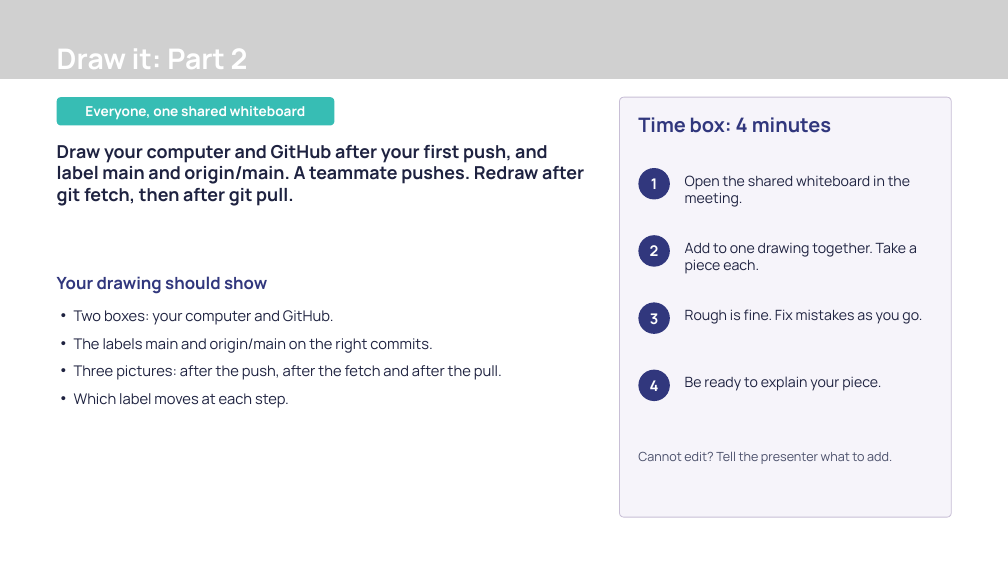
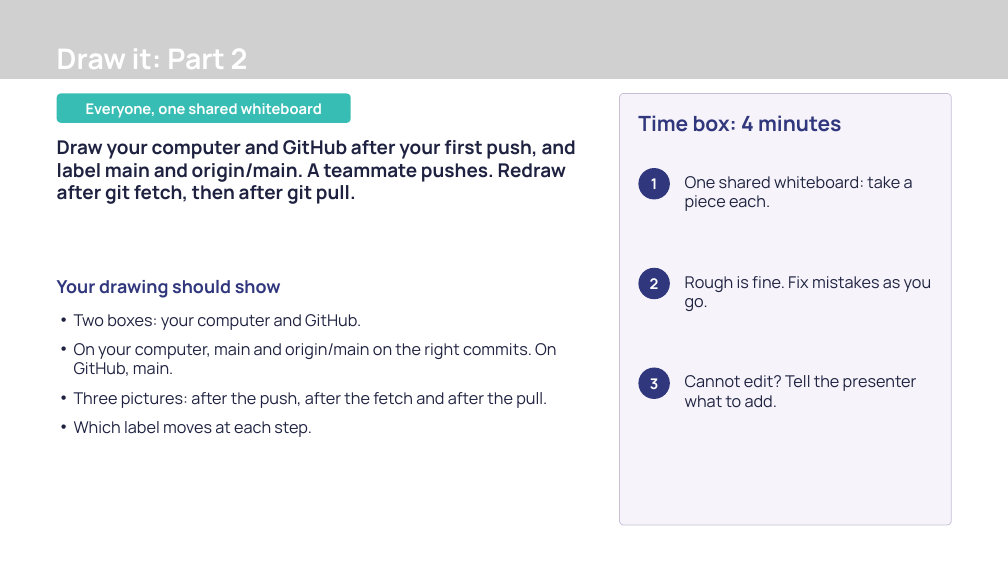
Before and after one commit to Revolution-Data-Platforms/Introduction-to-Git-Workshop, a slide deck: slide 34 of presentation/introduction-to-git-workshop.pptx. Drawn at 1008x567 pixels with LibreOffice and Linux fonts; fonts in the diff are those of the drawing; grey boxes stand for pictures; background and template pictures are left out. Boxes give left, top, right and bottom in pixels: in the first picture for what was removed or moved away, otherwise in the second. Text is boxed around its words. In the diff, an @@ line names an element or a change of style, - is before the commit and + after.

```diff
--- a/presentation/introduction-to-git-workshop.pptx
+++ b/presentation/introduction-to-git-workshop.pptx
@@ rounded rectangle "Everyone, one shared whiteboard": place and size @@
-rounded rectangle "Everyone, one shared whiteboard" at [56,97,334,125]
+rounded rectangle "Everyone, one shared whiteboard" at [56,93,350,122]
@@ rounded rectangle "Everyone, one shared whiteboard" at [56,93,350,122]: size 19.5 to 21 pt; proportions changed @@
@@ rounded rectangle: place and size @@
-rounded rectangle at [619,97,951,517]
+rounded rectangle at [619,93,951,525]
@@ text "Time box: 4 minutes" at [638,115,841,132]: size 28.5 to 30 pt @@
@@ text "Draw your computer and GitHub ..." at [57,140,576,204]: size 25.5 to 27 pt @@
@@ text at [685,176,913,211]: text changed; size 20.2 to 23.2 pt @@
-Open the shared whiteboard in the meeting.
+One shared whiteboard: take a piece each.
@@ ellipse "2": place and size @@
-ellipse "2" at [639,235,670,267]
+ellipse "2" at [639,268,670,299]
@@ text removed at [685,243,917,274] @@
-Add to one drawing together. Take a piece each.
@@ text "Your drawing should show" at [57,280,281,298]: size 24 to 25.5 pt @@
@@ text "Rough is fine. Fix mistakes ...": place and size @@
-text "Rough is fine. Fix mistakes ..." at [685,309,922,324]
+text "Rough is fine. Fix mistakes ..." at [685,276,932,311]
@@ text "Rough is fine. Fix mistakes ..." at [685,276,932,311]: size 20.2 to 23.2 pt @@
@@ text at [74,314,547,437]: size 21 to 23.2 pt in "Two boxes: your computer and GitHub.", "Three pictures: after the push, after the ...", "Which label moves at each step." @@
@@ text at [74,343,556,376]: text changed; size 21 to 23.2 pt @@
-• The labels main and origin/main on the right commits.
+• On your computer, main and origin/main on the right commits. On GitHub, main.
@@ ellipse "3": place and size @@
-ellipse "3" at [639,302,670,334]
+ellipse "3" at [639,367,670,399]
@@ ellipse removed at [639,369,670,401] @@
-4
@@ text "Cannot edit? Tell the presenter ...": place and size @@
-text "Cannot edit? Tell the presenter ..." at [638,451,892,464]
+text "Cannot edit? Tell the presenter ..." at [685,375,917,408]
@@ text "Cannot edit? Tell the presenter ..." at [685,375,917,408]: size 18 to 23.2 pt, text colour #4A4F6A to #1E2240 @@
@@ text removed at [685,376,881,391] @@
-Be ready to explain your piece.
```
Also in this commit, not shown: 43 other slides changed, 13 other files.
